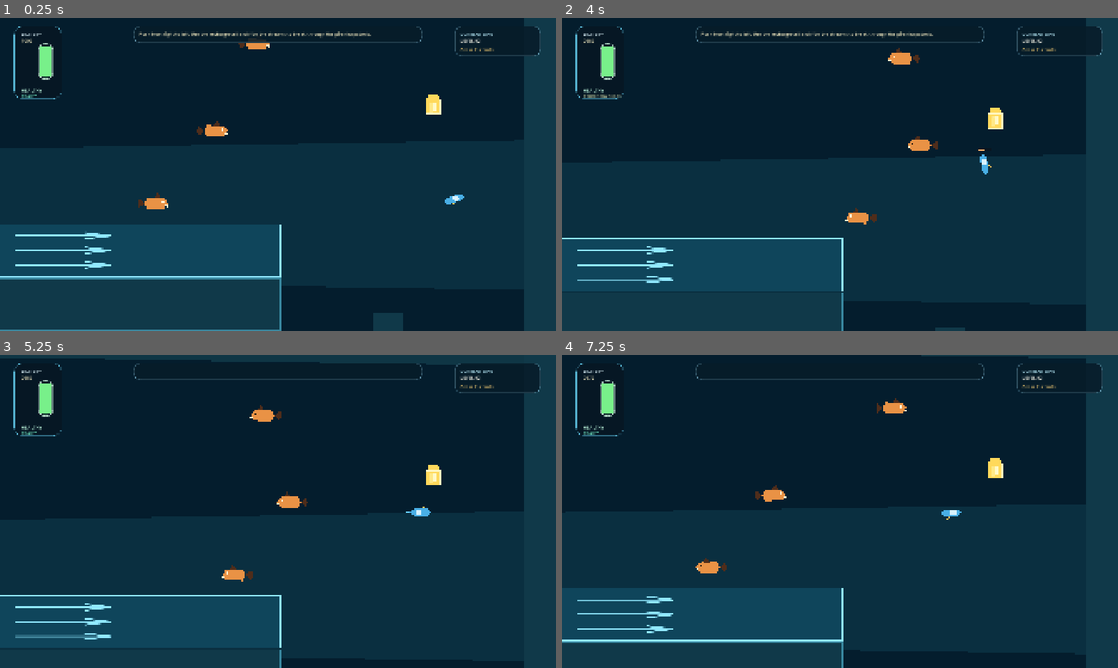
Above: before the commit, frames 1-4 (two rows, left to right).
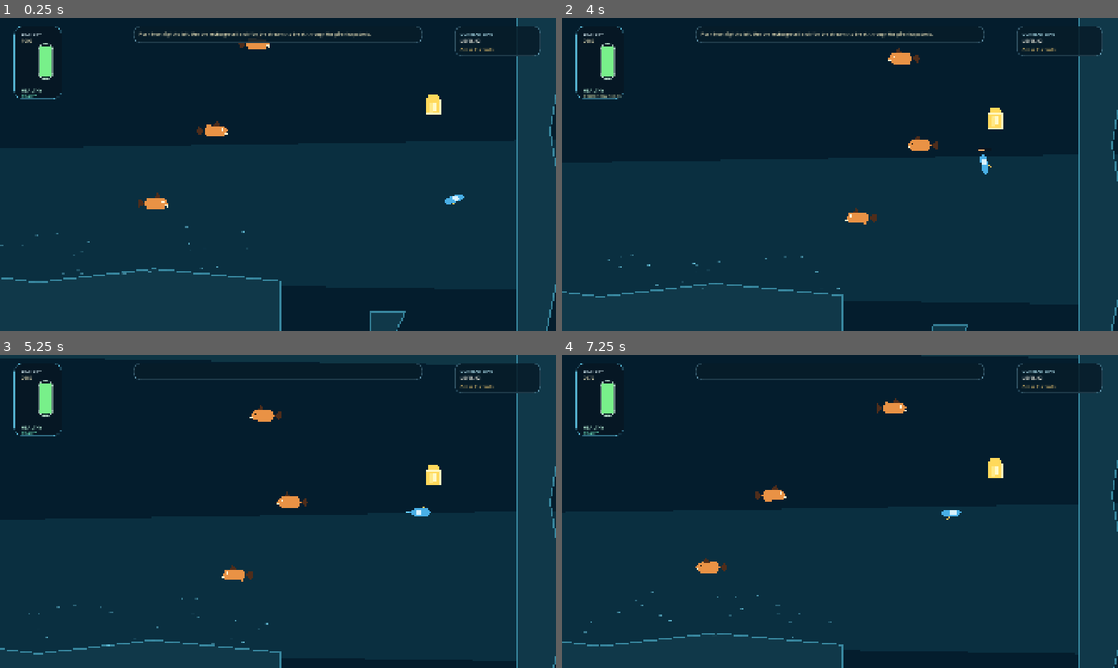
Above: after the commit, the same moments.

Repository: ashtton/scuba-rage-game
Game: Godot game, scene res://scenes/level_2.tscn
The game is run twice, just before and just after one commit, with the same random seed, the same clock (stepped at 60 frames per second) and the same inputs.
Inputs (mouse positions are in pixels of both pictures, inside the frame that each line leads up to):
- Up to frame 1 (0.25 s): no input
- Up to frame 2 (4 s): tap Enter at 0.5 s; move the mouse to (962, 158) at 0.52 s; tap R at 0.6, 2.1, 3.6 s; click (962, 158) at 0.67 s; tap Space at 0.77, 3.77 s; drag from (728, 190) to (623, 249) at 1.27 s; move the mouse to (895, 105) at 2.02 s; click (895, 105) at 2.17 s; drag from (812, 237) to (967, 43) at 2.77 s; move the mouse to (1006, 221) at 3.52 s; click (1006, 221) at 3.67 s
- Up to frame 3 (5.25 s): drag from (111, 464) to (339, 492) at 4.27 s; move the mouse to (305, 511) at 5.02 s; tap R at 5.1 s; click (305, 511) at 5.17 s
- Up to frame 4 (7.25 s): drag from (756, 433) to (995, 477) at 5.77 s; move the mouse to (962, 495) at 6.52 s; tap R at 6.6 s; click (962, 495) at 6.67 s; tap Space at 6.77 s

The runs differ from the first frame. In frame 1, 10% of the frame differs, in the area x 0-100%, y 0-100%; in frame 2, 9.5%; in frame 3, 9.2%; in frame 4, 9.6%.

Commit message:
New walls

Diff:
--- /dev/null
+++ b/scenes/components/cave_wall.tscn
@@ -0,0 +1,14 @@
+[gd_scene load_steps=2 format=3]
+
+[ext_resource type="Script" path="res://scripts/components/cave_wall.gd" id="1_script"]
+
+[node name="CaveWall" type="StaticBody2D"]
+script = ExtResource("1_script")
+
+[node name="CollisionPolygon2D" type="CollisionPolygon2D" parent="."]
+
+[node name="VisualFill" type="Polygon2D" parent="."]
+
+[node name="VisualBorder" type="Line2D" parent="."]
+joint_mode = 1
+closed = true
--- a/scenes/level_2.tscn
+++ b/scenes/level_2.tscn
@@ -3,7 +3,7 @@
 [ext_resource type="Script" uid="uid://dhgiosxestv8n" path="res://scripts/climb_level.gd" id="1_level_script"]
 [ext_resource type="PackedScene" path="res://scenes/player.tscn" id="2_player_scene"]
 [ext_resource type="PackedScene" path="res://scenes/components/level_hud.tscn" id="3_hud_scene"]
-[ext_resource type="PackedScene" path="res://scenes/components/solid_block.tscn" id="4_solid_block"]
+[ext_resource type="PackedScene" path="res://scenes/components/cave_wall.tscn" id="4_cave_wall"]
 [ext_resource type="PackedScene" path="res://scenes/components/slip_stream_zone.tscn" id="5_stream_zone"]
 [ext_resource type="PackedScene" path="res://scenes/components/piranha_patrol.tscn" id="6_piranha"]
 [ext_resource type="PackedScene" path="res://scenes/components/recharge_cell.tscn" id="9_recharge_cell"]
@@ -42,43 +42,42 @@
 [node name="Player" parent="World" unique_id=88900373 instance=ExtResource("2_player_scene")]
 position = Vector2(3010, 1460)
 
-[node name="BoundaryCeiling" parent="World" unique_id=1296640178 instance=ExtResource("4_solid_block")]
+[node name="BoundaryCeiling" parent="World" unique_id=1296640178 instance=ExtResource("4_cave_wall")]
 position = Vector2(1680, 80)
-size = Vector2(3400, 160)
 fill_color = Color(0.0470588, 0.2, 0.27451, 1)
 border_color = Color(0.235294, 0.682353, 0.831373, 0.65)
+polygon_points = PackedVector2Array(-1700, -130, 1700, -130, 1700, 150, 1340, 120, 900, 176, 420, 118, -120, 188, -700, 132, -1230, 184, -1700, 136)
 
-[node name="BoundaryFloor" parent="World" unique_id=1212061384 instance=ExtResource("4_solid_block")]
+[node name="BoundaryFloor" parent="World" unique_id=1212061384 instance=ExtResource("4_cave_wall")]
 position = Vector2(710, 1828)
-size = Vector2(3400, 180)
 fill_color = Color(0.0627451, 0.223529, 0.286275, 1)
 border_color = Color(0.329412, 0.741176, 0.85098, 0.6)
+disable_submarine_bounce = true
+polygon_points = PackedVector2Array(-1700, -96, -1360, -138, -960, -70, -550, -126, -120, -72, 350, -140, 860, -76, 1260, -122, 1700, -80, 1700, 92, -1700, 92)
 
-[node name="BoundaryFloor2" parent="World" unique_id=1007178686 instance=ExtResource("4_solid_block")]
+[node name="BoundaryFloor2" parent="World" unique_id=1007178686 instance=ExtResource("4_cave_wall")]
 position = Vector2(1248.0001, 2163)
-scale = Vector2(0.8636323, 0.4400777)
-size = Vector2(3400, 180)
 fill_color = Color(0.0627451, 0.223529, 0.286275, 1)
 border_color = Color(0.329412, 0.741176, 0.85098, 0.6)
+polygon_points = PackedVector2Array(-1468, -50, -1120, -78, -760, -42, -340, -88, 60, -36, 560, -80, 980, -44, 1300, -70, 1468, -38, 1468, 50, -1468, 50)
 
-[node name="BoundaryLeft" parent="World" unique_id=342387223 instance=ExtResource("4_solid_block")]
+[node name="BoundaryLeft" parent="World" unique_id=342387223 instance=ExtResource("4_cave_wall")]
 position = Vector2(-536, 914)
-size = Vector2(120, 1920)
 fill_color = Color(0.0627451, 0.223529, 0.286275, 1)
 border_color = Color(0.329412, 0.741176, 0.85098, 0.6)
+polygon_points = PackedVector2Array(-86, -960, 86, -960, 60, -620, 108, -220, 46, 160, 110, 560, 50, 960, -86, 960)
 
-[node name="BoundaryRight" parent="World" unique_id=1477928844 instance=ExtResource("4_solid_block")]
+[node name="BoundaryRight" parent="World" unique_id=1477928844 instance=ExtResource("4_cave_wall")]
 position = Vector2(3310, 960)
-size = Vector2(120, 1920)
 fill_color = Color(0.0627451, 0.223529, 0.286275, 1)
 border_color = Color(0.329412, 0.741176, 0.85098, 0.6)
+polygon_points = PackedVector2Array(-86, -960, 86, -960, 24, -560, 92, -120, 30, 270, 86, 620, 18, 960, -86, 960)
 
-[node name="BoundaryRight2" parent="World" unique_id=1429899336 instance=ExtResource("4_solid_block")]
+[node name="BoundaryRight2" parent="World" unique_id=1429899336 instance=ExtResource("4_cave_wall")]
 position = Vector2(2780, 2040.0001)
-scale = Vector2(-0.86622363, -0.19073963)
-size = Vector2(120, 1920)
 fill_color = Color(0.0627451, 0.223529, 0.286275, 1)
 border_color = Color(0.329412, 0.741176, 0.85098, 0.6)
+polygon_points = PackedVector2Array(-60, -188, 60, -188, 22, -102, 52, -6, 18, 92, 56, 188, -60, 188)
 
 [node name="BottomCurrentMedium" parent="World" unique_id=2126141449 instance=ExtResource("5_stream_zone")]
 position = Vector2(1659, 1642)
--- /dev/null
+++ b/scripts/components/cave_wall.gd
@@ -0,0 +1,67 @@
+@tool
+extends StaticBody2D
+class_name CaveWall
+
+@export var fill_color := Color("1a3b4d"):
+	set(value):
+		fill_color = value
+		if is_instance_valid(_visual_fill):
+			_visual_fill.color = fill_color
+@export var border_color := Color("54bdd9"):
+	set(value):
+		border_color = value
+		if is_instance_valid(_visual_border):
+			_visual_border.default_color = border_color
+@export var border_width := 5.0:
+	set(value):
+		border_width = maxf(value, 1.0)
+		if is_instance_valid(_visual_border):
+			_visual_border.width = border_width
+@export var disable_submarine_bounce := false
+@export var polygon_points := PackedVector2Array([
+	Vector2(-120.0, -60.0),
+	Vector2(120.0, -60.0),
+	Vector2(120.0, 60.0),
+	Vector2(-120.0, 60.0),
+]):
+	set(value):
+		if value.size() < 3:
+			return
+		polygon_points = value
+		_sync_geometry(false)
+
+@onready var _collision_polygon: CollisionPolygon2D = $CollisionPolygon2D
+@onready var _visual_fill: Polygon2D = $VisualFill
+@onready var _visual_border: Line2D = $VisualBorder
+
+var _last_visual_polygon := PackedVector2Array()
+
+
+func _ready() -> void:
+	_sync_geometry(false)
+	set_process(Engine.is_editor_hint())
+
+
+func _process(_delta: float) -> void:
+	if not Engine.is_editor_hint() or not is_instance_valid(_visual_fill):
+		return
+
+	if _visual_fill.polygon != _last_visual_polygon:
+		polygon_points = _visual_fill.polygon
+		_sync_geometry(true)
+
+
+func _sync_geometry(from_visual: bool) -> void:
+	if not is_node_ready() or polygon_points.size() < 3:
+		return
+
+	if not from_visual:
+		_visual_fill.polygon = polygon_points
+
+	_collision_polygon.polygon = polygon_points
+	_visual_fill.color = fill_color
+
+	_visual_border.points = PackedVector2Array(polygon_points)
+	_visual_border.default_color = border_color
+	_visual_border.width = border_width
+	_last_visual_polygon = PackedVector2Array(_visual_fill.polygon)
--- a/scripts/components/slip_stream_zone.gd
+++ b/scripts/components/slip_stream_zone.gd
@@ -9,25 +9,40 @@
 @export var flow_vector := Vector2(0.0, -960.0):
 	set(value):
 		flow_vector = value
-		queue_redraw()
+		_sync_visuals()
 @export var speed_scale := 1.0:
 	set(value):
 		speed_scale = maxf(value, 0.0)
-		queue_redraw()
+		_sync_visuals()
 @export var fill_color := Color(0.172549, 0.772549, 0.87451, 0.2):
 	set(value):
 		fill_color = value
-		queue_redraw()
+		_sync_visuals()
 @export var edge_color := Color("89ebff"):
 	set(value):
 		edge_color = value
-		queue_redraw()
+		_sync_visuals()
+@export var visual_density := 1.0:
+	set(value):
+		visual_density = clampf(value, 0.2, 2.0)
+		_rebuild_visual_particles()
 
 @onready var collision_shape: CollisionShape2D = $CollisionShape2D
 
+var _rng := RandomNumberGenerator.new()
+var _visual_particles: Array[Dictionary] = []
+
 
 func _ready() -> void:
+	_rng.seed = int(get_instance_id())
 	_sync_geometry()
+	_rebuild_visual_particles()
+	set_process(true)
+
+
+func _process(delta: float) -> void:
+	_advance_visual_particles(delta)
+	queue_redraw()
 
 
 func _physics_process(delta: float) -> void:
@@ -41,39 +56,25 @@
 
 
 func _draw() -> void:
-	var rect := Rect2(-size * 0.5, size)
-	draw_rect(rect, fill_color, true)
-	draw_rect(rect, edge_color, false, 3.0)
+	var direction := flow_vector.normalized()
+	if direction.length_squared() < 0.001:
+		direction = Vector2.RIGHT
 
-	var direction := flow_vector.normalized()
-	if direction.length_squared() < 0.01:
-		return
+	for particle in _visual_particles:
+		var progress := particle["progress"] as float
+		var lane := particle["lane"] as float
+		var radius := particle["radius"] as float
+		var alpha := particle["alpha"] as float
+		var pos := _particle_position(progress, lane, direction)
+		var tint := edge_color.lerp(fill_color, 0.25)
+		tint.a = clampf(alpha * 0.8, 0.0, 1.0)
 
-	var is_vertical := absf(direction.y) >= absf(direction.x)
-	var arrow_length := (size.y if is_vertical else size.x) * 0.22
-	var arrow_width := minf(size.x, size.y) * 0.12
-
-	for i in range(3):
-		var offset := lerpf(-0.28, 0.28, float(i) / 2.0)
-		var center := Vector2.ZERO
-		if is_vertical:
-			center.x = size.x * offset
-		else:
-			center.y = size.y * offset
-		_draw_arrow(center, direction, arrow_length, arrow_width)
-
-
-func _draw_arrow(center: Vector2, direction: Vector2, length: float, width: float) -> void:
-	var tail := center - direction * length * 0.5
-	var tip := center + direction * length * 0.5
-	var normal := direction.orthogonal()
-	draw_line(tail, tip, edge_color, 4.0, true)
-	draw_line(tip, tip - direction * length * 0.28 + normal * width * 0.5, edge_color, 4.0, true)
-	draw_line(tip, tip - direction * length * 0.28 - normal * width * 0.5, edge_color, 4.0, true)
+		draw_circle(pos, radius, tint)
+		var tail := pos - direction * (radius * 4.2)
+		draw_line(tail, pos, tint, maxf(radius * 0.9, 1.0), true)
 
 
 func _sync_geometry() -> void:
-	queue_redraw()
 	if not is_node_ready():
 		return
 
@@ -83,3 +84,69 @@
 		collision_shape.shape = rectangle
 
 	rectangle.size = size
+	_rebuild_visual_particles()
+	queue_redraw()
+
+
+func _sync_visuals() -> void:
+	if not is_node_ready():
+		return
+
+	queue_redraw()
+
+
+func _rebuild_visual_particles() -> void:
+	if not is_node_ready():
+		return
+
+	_visual_particles.clear()
+	var area := size.x * size.y
+	var target_count := int(round(area / 32000.0 * 22.0 * visual_density))
+	target_count = clampi(target_count, 10, 46)
+
+	for _i in range(target_count):
+		_visual_particles.append({
+			"progress": _rng.randf(),
+			"lane": _rng.randf(),
+			"speed": lerpf(0.55, 1.35, _rng.randf()),
+			"radius": lerpf(1.1, 2.4, _rng.randf()),
+			"alpha": lerpf(0.35, 0.85, _rng.randf())
+		})
+
+
+func _advance_visual_particles(delta: float) -> void:
+	if _visual_particles.is_empty():
+		return
+
+	var direction := flow_vector.normalized()
+	if direction.length_squared() < 0.001:
+		direction = Vector2.RIGHT
+
+	var horizontal_flow := absf(direction.x) >= absf(direction.y)
+	var flow_span := size.x if horizontal_flow else size.y
+	var speed := maxf(flow_vector.length() * speed_scale, 120.0)
+	var normalized_step := speed * delta / maxf(flow_span, 1.0)
+
+	for particle in _visual_particles:
+		var signed_step := normalized_step * (particle["speed"] as float)
+		if horizontal_flow:
+			signed_step *= 1.0 if direction.x >= 0.0 else -1.0
+		else:
+			signed_step *= 1.0 if direction.y >= 0.0 else -1.0
+
+		particle["progress"] = wrapf((particle["progress"] as float) + signed_step, 0.0, 1.0)
+
+
+func _particle_position(progress: float, lane: float, direction: Vector2) -> Vector2:
+	var half := size * 0.5
+	var margin := 8.0
+	var horizontal_flow := absf(direction.x) >= absf(direction.y)
+
+	if horizontal_flow:
+		var x := lerpf(-half.x + margin, half.x - margin, progress)
+		var y := lerpf(-half.y + margin, half.y - margin, lane)
+		return Vector2(x, y)
+
+	var px := lerpf(-half.x + margin, half.x - margin, lane)
+	var py := lerpf(-half.y + margin, half.y - margin, progress)
+	return Vector2(px, py)
--- a/scripts/components/solid_block.gd
+++ b/scripts/components/solid_block.gd
@@ -18,6 +18,7 @@
 	set(value):
 		border_width = maxf(value, 1.0)
 		queue_redraw()
+@export var disable_submarine_bounce := false
 
 @onready var collision_shape: CollisionShape2D = $CollisionShape2D
 
--- a/scripts/player.gd
+++ b/scripts/player.gd
@@ -270,6 +270,10 @@
 	if collision == null:
 		return
 
+	var collider := collision.get_collider()
+	if collider != null and bool(collider.get("disable_submarine_bounce")):
+		return
+
 	var normal := collision.get_normal()
 	if incoming_velocity.dot(normal) >= 0.0:
 		return
Not shown, added: scripts/components/cave_wall.gd.uid
